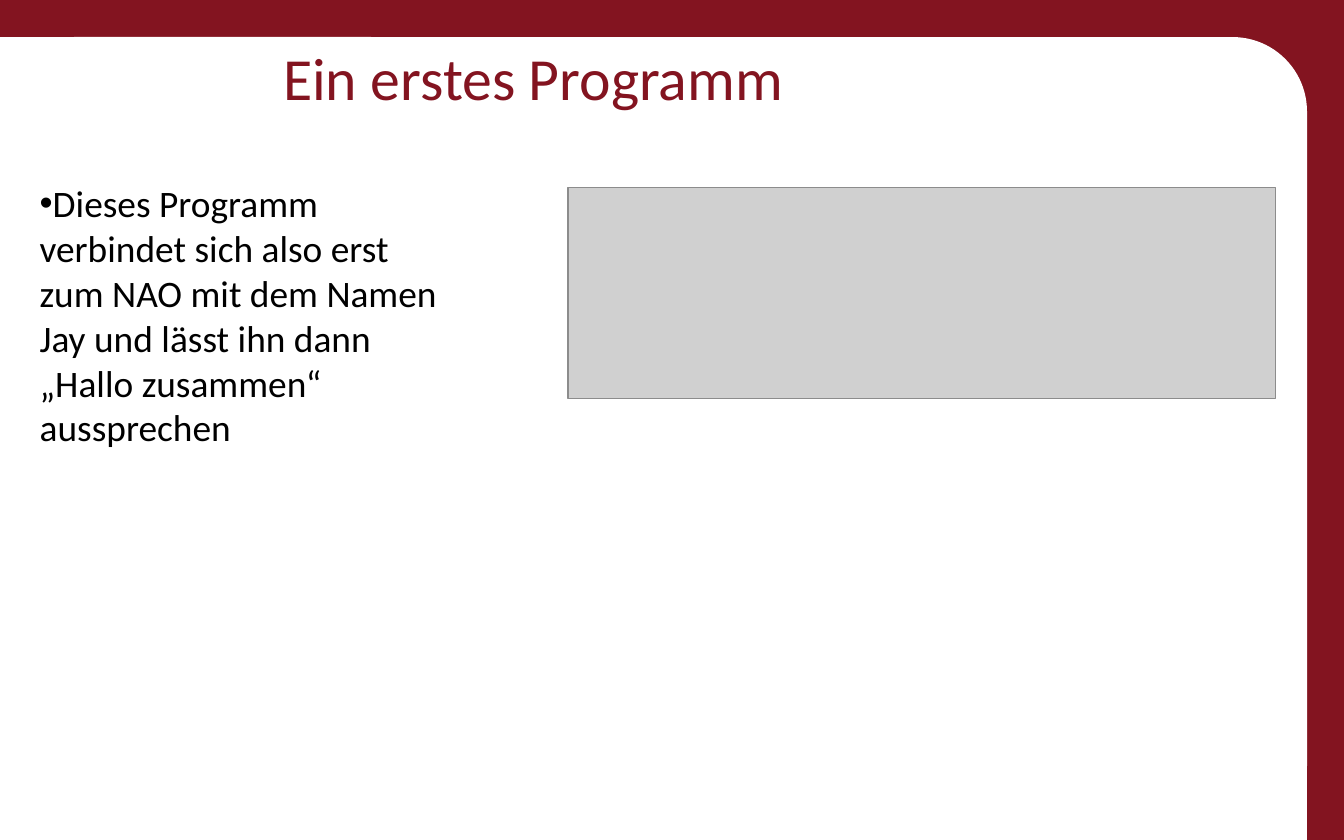
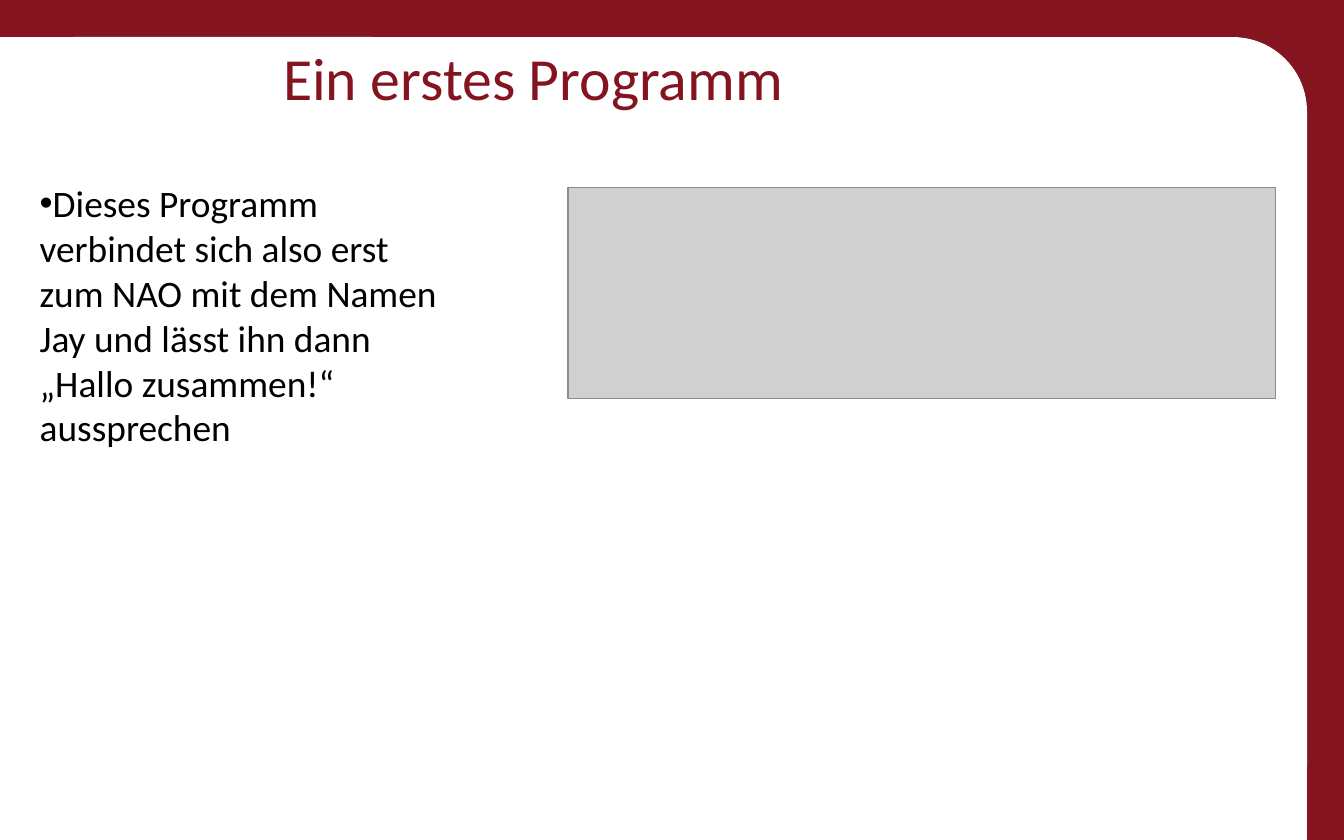
Before and after one commit to Roboscope/java-with-nao, a slide deck: slide 12 of Präsentationen/Anfänger - Java mit NAO.pptx. Drawn at 1344x840 pixels with LibreOffice and Linux fonts; fonts in the diff are those of the drawing; grey boxes stand for pictures; background and template pictures are left out. Boxes give left, top, right and bottom in pixels: in the first picture for what was removed or moved away, otherwise in the second. Text is boxed around its words. In the diff, an @@ line names an element or a change of style, - is before the commit and + after.

```diff
--- a/Präsentationen/Anfänger - Java mit NAO.pptx
+++ b/Präsentationen/Anfänger - Java mit NAO.pptx
@@ text at [40, 191, 437, 447]: text changed @@
-• Dieses Programm
-  verbindet sich also erst
-  zum NAO mit dem Namen
-  Jay und lässt ihn dann
-  „Hallo zusammen“
-  aussprechen
+• Dieses Programm
+  verbindet sich also erst
+  zum NAO mit dem Namen
+  Jay und lässt ihn dann
+  „Hallo zusammen!“
+  aussprechen
```
Also in this commit, not shown: 10 other slides changed, 6 slides added, 6 other files.
